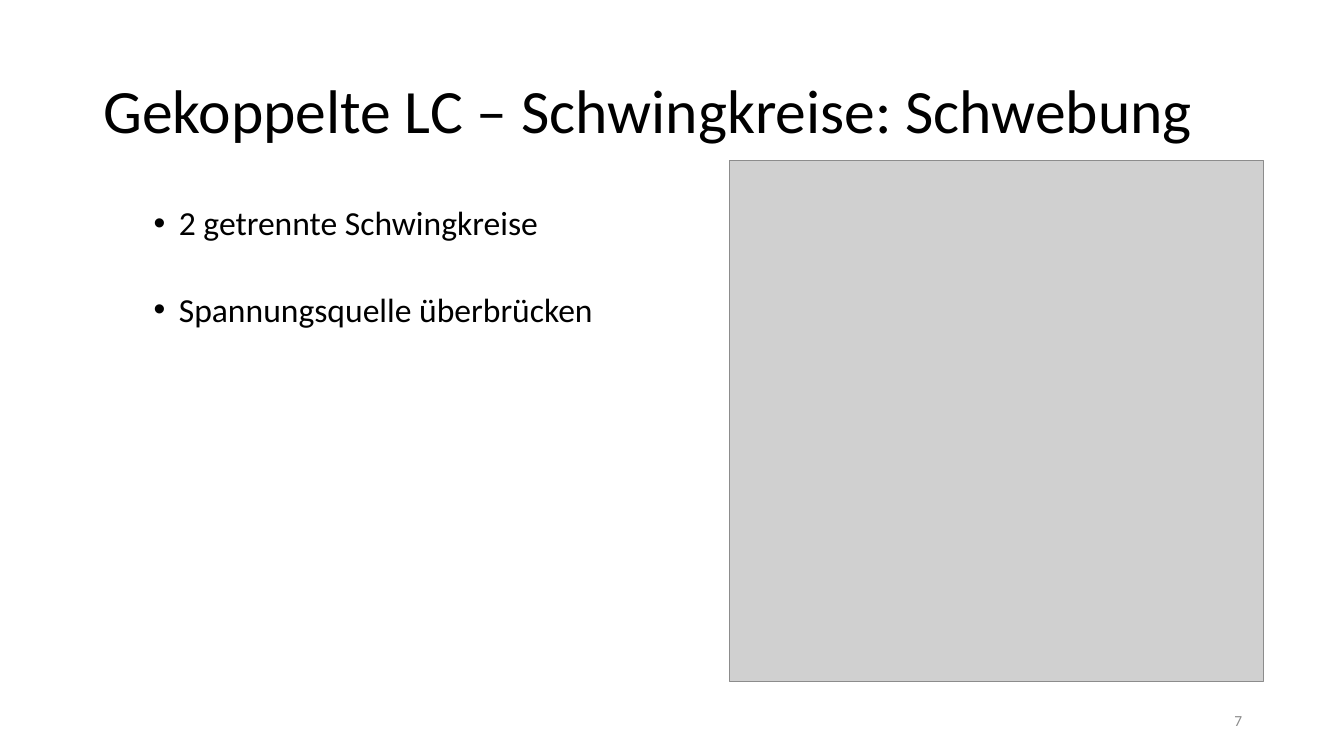
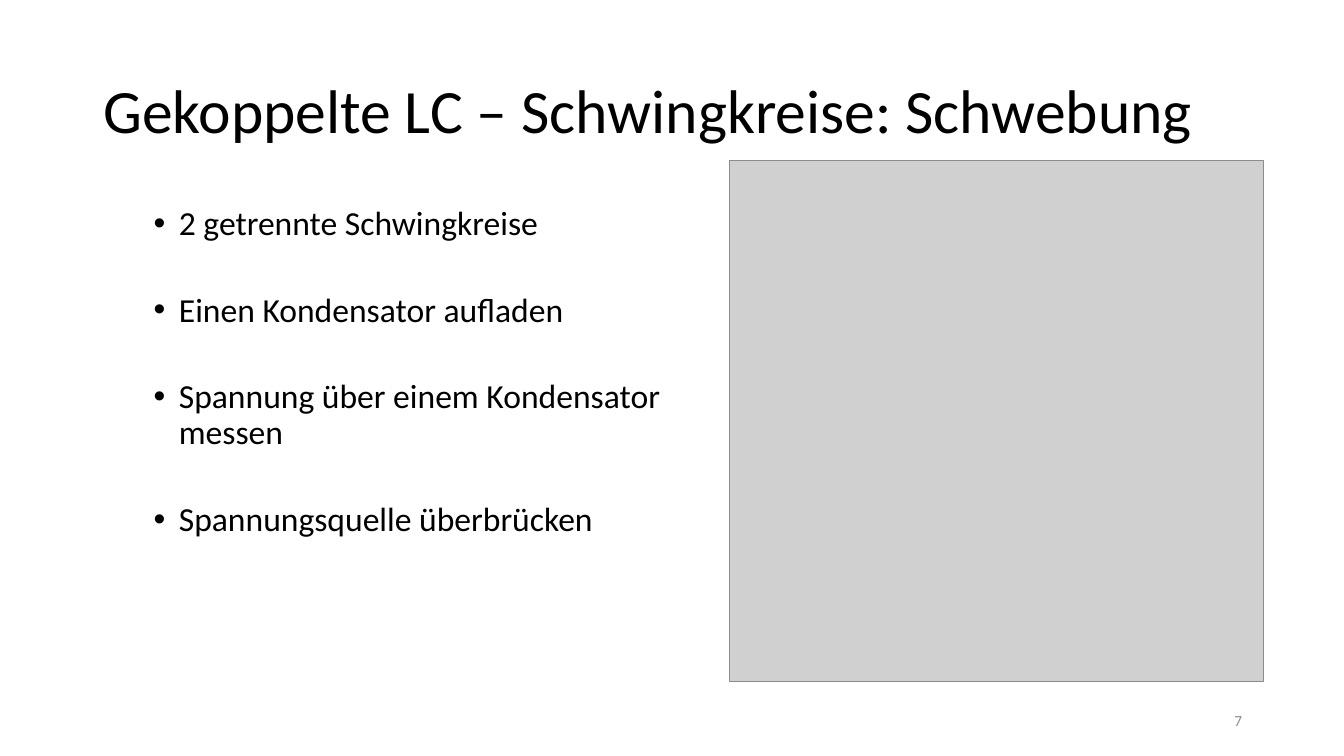
Before and after one commit to thewhitecat/grundpraktikum1, a slide deck: slide 7 of Elektronik/Elektronik.pptx. Drawn at 1344x756 pixels with LibreOffice and Linux fonts; fonts in the diff are those of the drawing; grey boxes stand for pictures. Boxes give left, top, right and bottom in pixels: in the first picture for what was removed or moved away, otherwise in the second. Text is boxed around its words. In the diff, an @@ line names an element or a change of style, - is before the commit and + after.

Commit message:
Präsentation V2

```diff
--- a/Elektronik/Elektronik.pptx
+++ b/Elektronik/Elektronik.pptx
@@ text at (x1=179, y1=298, x2=660, y2=445): paragraphs added @@
+  • Einen Kondensator aufladen
+  • Spannung über einem Kondensator messen
```
Also in this commit, not shown: 2 slides added, 2 other files.
